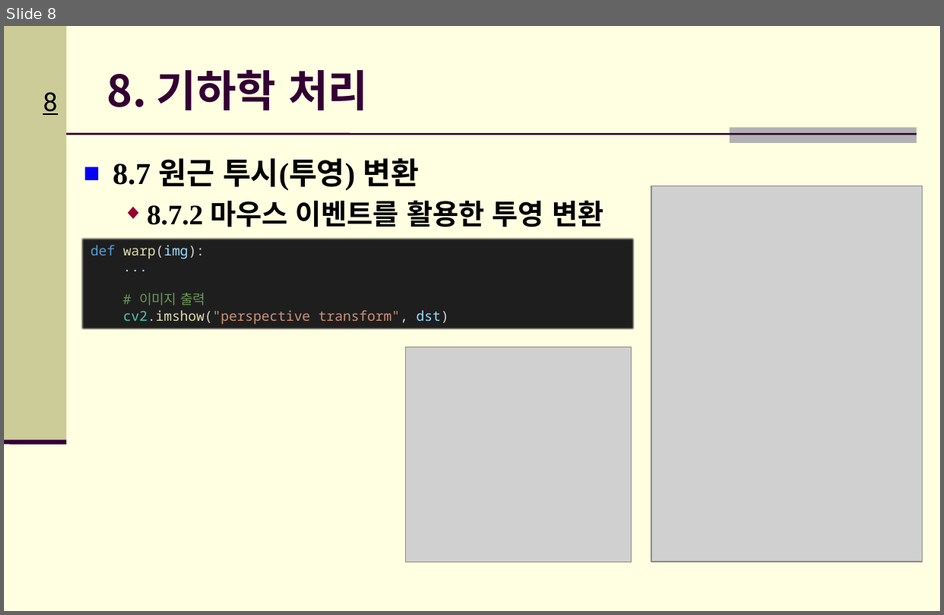
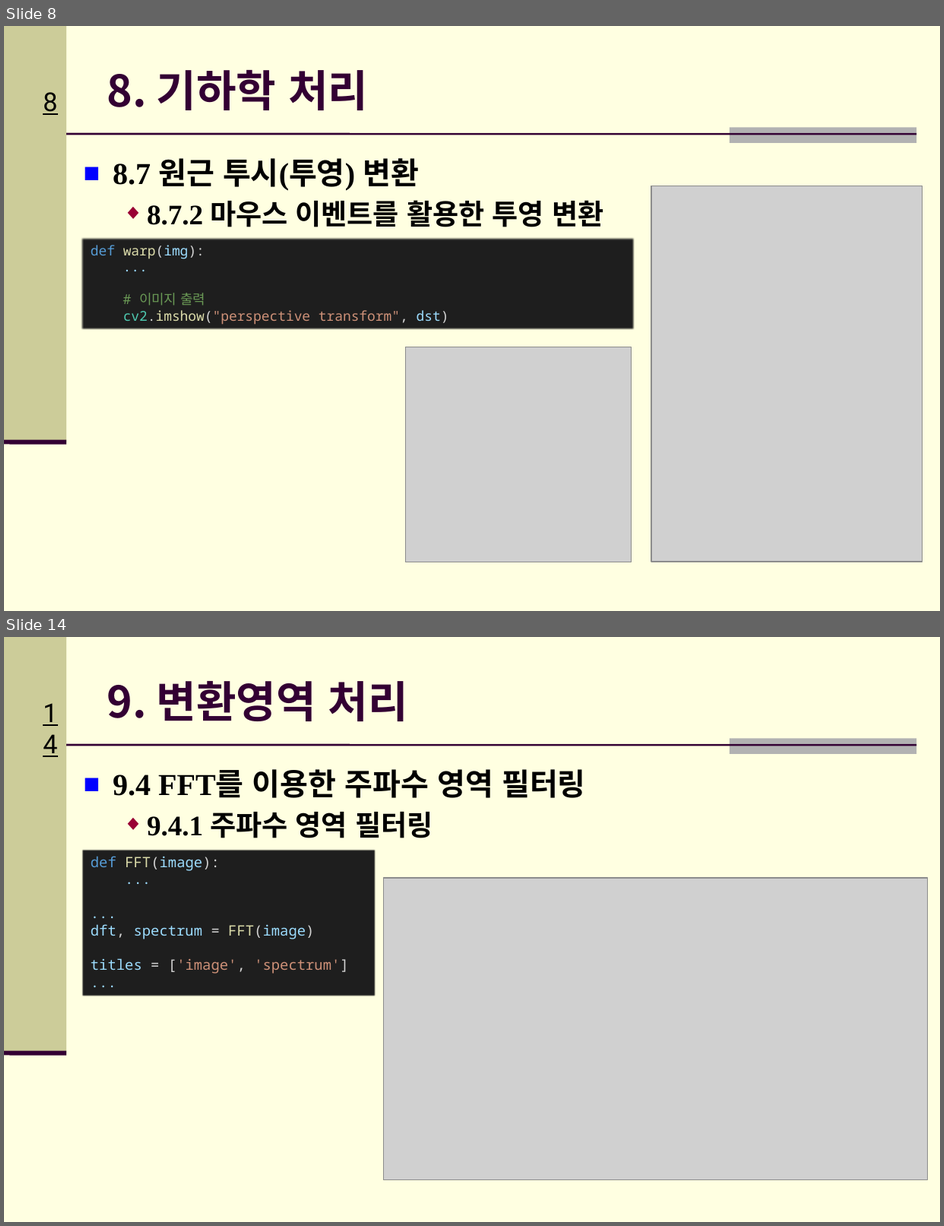
Before and after one commit to Hitbee-dev/OpenCV-Python, a slide deck: 2022-12-06/documents/CH_08 기하학 처리 & CH_09 변환영역 처리.pptx. Shown one above the other, each under a label of ours: slide 8 before the commit, slides 8 and 14 after it; the slides between them are not shown. The pictures are 944x615 and 944x1226 pixels, drawn with LibreOffice and Linux fonts; fonts in the diff are those of the drawing; grey boxes stand for pictures; background and template pictures are left out. Boxes give left, top, right and bottom in pixels: in the first picture for what was removed or moved away, otherwise in the second. Text is boxed around its words. In the diff, an @@ line names an element or a change of style, - is before the commit and + after.

Commit message:
:memo: Update: CH_09 변환 영역 처리 PPT 자료 추가

```diff
--- a/2022-12-06/documents/CH_08 기하학 처리 & CH_09 변환영역 처리.pptx
+++ b/2022-12-06/documents/CH_08 기하학 처리 & CH_09 변환영역 처리.pptx
@@ slide 14 added at box(4, 637, 940, 1222), background #FFFFE1; not listed: 5 template elements that a slide beside it also shows @@
@@ title added at box(107, 681, 408, 721), 33.3 pt, text #330033, bold @@
+9. 변환영역 처리
@@ text added at box(113, 769, 586, 838), 23.3 pt, text #000000, bold @@
+■ 9.4 FFT를 이용한 주파수 영역 필터링
+  ◆ 9.4.1 주파수 영역 필터링
@@ rectangle added at box(82, 848, 376, 996), fill #1E1E1E, 11 pt, text #9CDCFE @@
+def FFT(image):
+...
+...
+dft, spectrum = FFT(image)
+titles = ['image', 'spectrum']
+...
@@ picture added at box(384, 878, 928, 1180) @@
```
Also in this commit, not shown: 10 other slides added.
